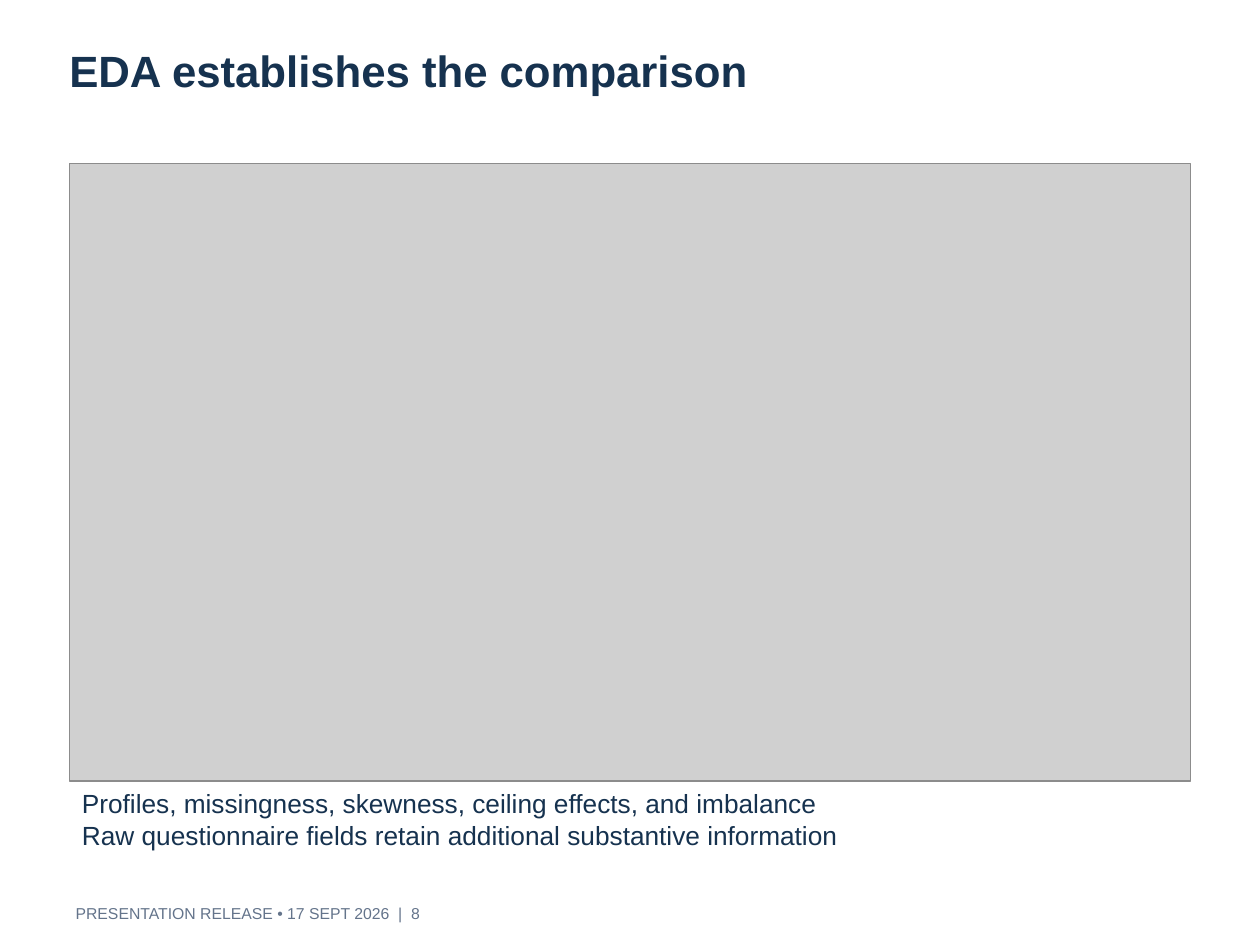
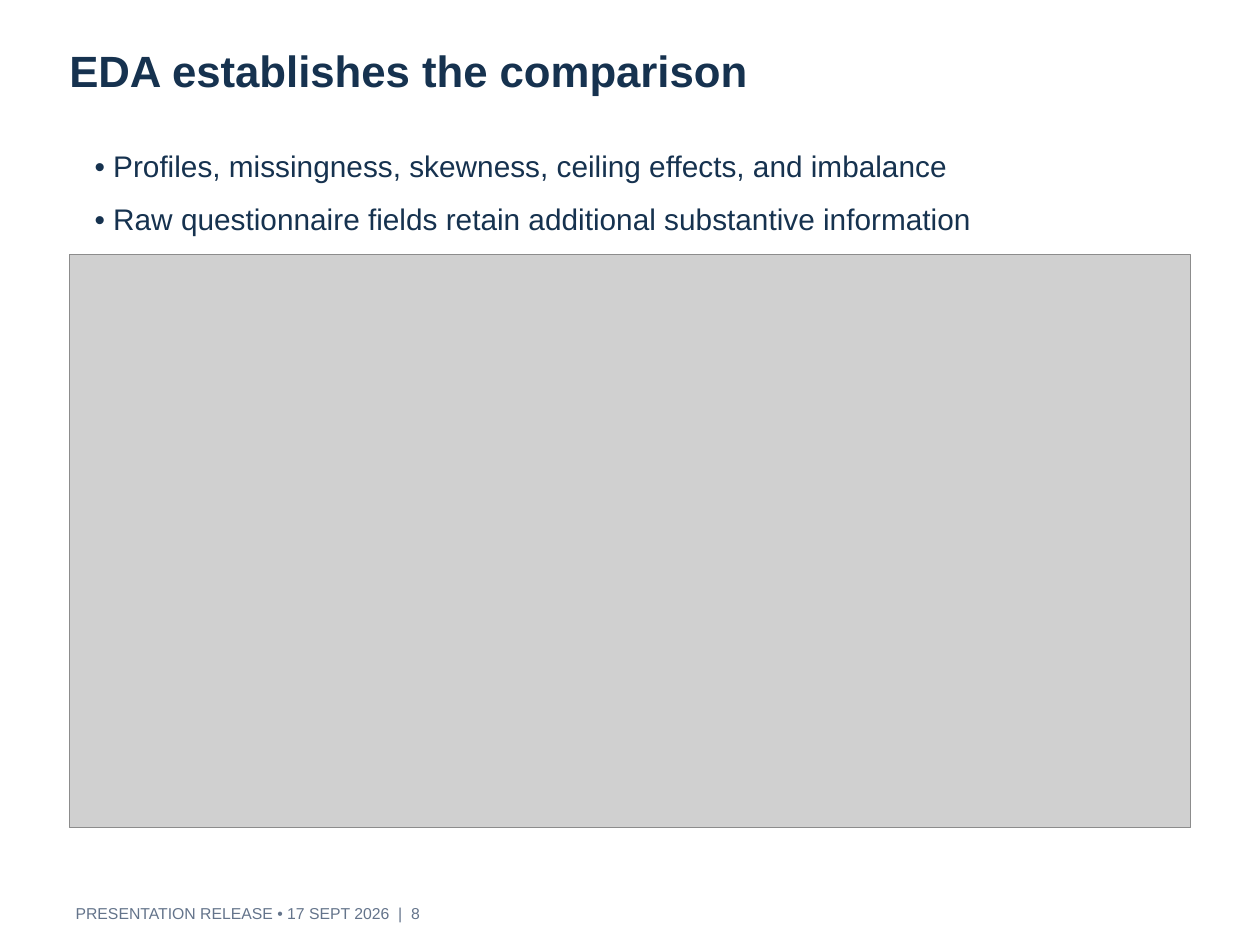
Before and after one commit to DucAnhValentinoNguyen/Wildboar-Compensation-on-Tolerance, a slide deck: slide 8 of results/fresh/presentation/Wildboar_Consulting_Presentation.pptx. Drawn at 1260x945 pixels with LibreOffice and Linux fonts; fonts in the diff are those of the drawing; grey boxes stand for pictures. Boxes give left, top, right and bottom in pixels: in the first picture for what was removed or moved away, otherwise in the second. Text is boxed around its words. In the diff, an @@ line names an element or a change of style, - is before the commit and + after.

Commit message:
align PowerPoint figure slides with PDF layout

```diff
--- a/results/fresh/presentation/Wildboar_Consulting_Presentation.pptx
+++ b/results/fresh/presentation/Wildboar_Consulting_Presentation.pptx
@@ text at <box>113,155,947,182</box>: text changed; size 15 to 17 pt @@
-Profiles, missingness, skewness, ceiling effects, and imbalance
-Raw questionnaire fields retain additional substantive information
+• Profiles, missingness, skewness, ceiling effects, and imbalance
@@ text added at <box>113,208,970,235</box>, 17 pt, text #16324F @@
+• Raw questionnaire fields retain additional substantive information
@@ picture: place and size @@
-picture at <box>69,164,1191,781</box>
+picture at <box>69,255,1191,828</box>
```
Also in this commit, not shown: 11 other slides changed, 4 other files.
